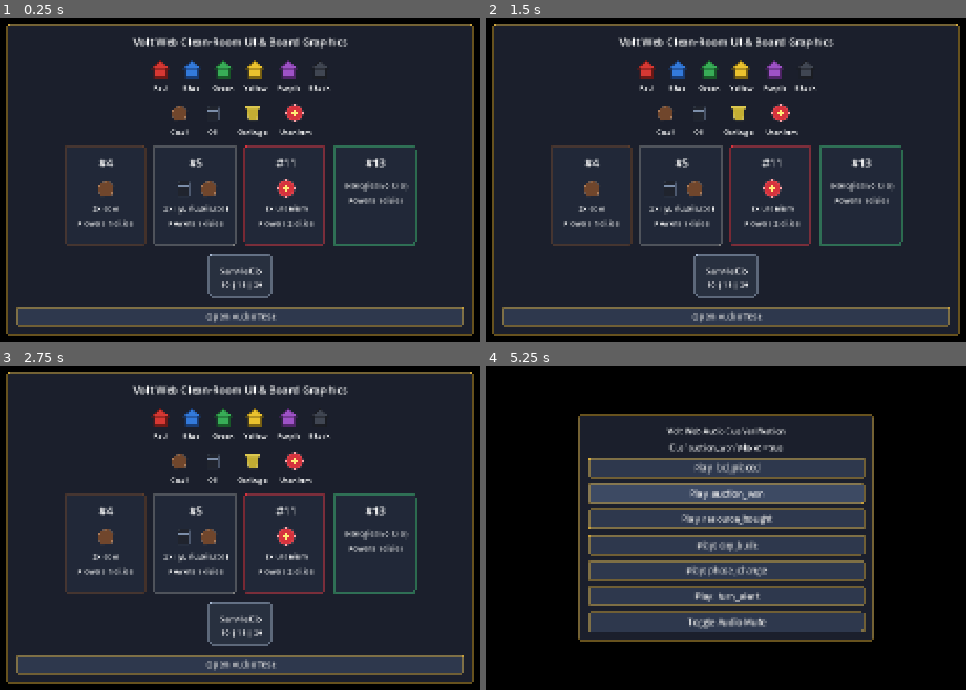
Above: before the commit, frames 1-4 (two rows, left to right).
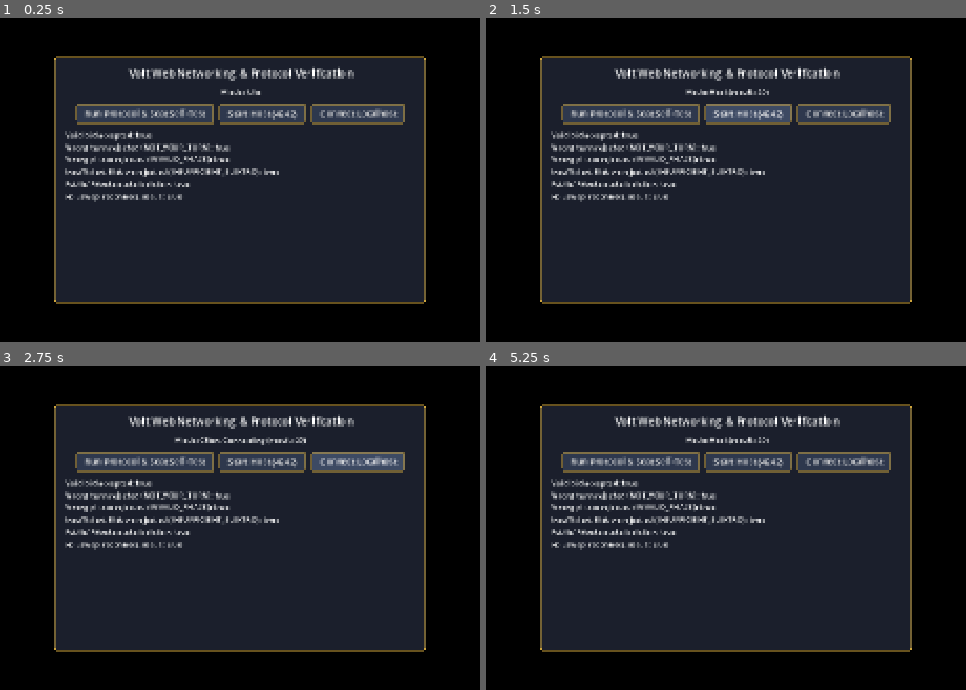
Above: after the commit, the same moments.

Repository: XBigTK13X/wattage-web
Game: Godot game, scene res://scene/Bootstrap/Bootstrap.tscn
Two runs of this game, one before a commit and one after it. Both use one fixed random seed, a clock stepped at 60 frames per second and the inputs below.
Inputs (mouse positions are in pixels of both pictures, inside the frame that each line leads up to):
- Up to frame 1 (0.25 s): no input
- Up to frame 2 (1.5 s): click (630, 111) at 0.5 s, where only the run after the commit has a clickable "Run Protocol & Seat Self-Test"; click (750, 111) at 1.25 s, where only the run after the commit has a clickable "Start Host (4242)"
- Up to frame 3 (2.75 s): click (355, 459) at 2 s, where only the run after the commit has a clickable "Connect Localhost"
- Up to frame 4 (5.25 s): click (726, 664) at 2.75 s, where only the run before the commit has a clickable "Open Audio Test"; click (726, 466) at 3.5 s, where only the run before the commit has a clickable "Play: bid_placed"; click (726, 466) at 4.25 s, where only the run before the commit has a clickable "Play: bid_placed"; click (726, 492) at 5 s, where only the run before the commit has a clickable "Play: auction_won"

The runs differ from the first frame. In frame 1, 49% of the frame differs, in the area x 1-99%, y 1-99%; in frame 2, 49%; in frame 3, 49%; in frame 4, 46%.

Commit message:
Networking foundation

Diff:
--- /dev/null
+++ b/script/instance/network/protocol.gd
@@ -0,0 +1,67 @@
+extends RefCounted
+
+const ACTION_SELECT_PLANT_FOR_AUCTION = "select_plant_for_auction"
+const ACTION_PLACE_BID = "place_bid"
+const ACTION_PASS_AUCTION = "pass_auction"
+const ACTION_BUY_RESOURCE = "buy_resource"
+const ACTION_BUILD_CITY = "build_city"
+const ACTION_POWER_PLANTS = "power_plants"
+const ACTION_PASS_PHASE = "pass_phase"
+
+const VALID_ACTIONS = [
+	ACTION_SELECT_PLANT_FOR_AUCTION,
+	ACTION_PLACE_BID,
+	ACTION_PASS_AUCTION,
+	ACTION_BUY_RESOURCE,
+	ACTION_BUILD_CITY,
+	ACTION_POWER_PLANTS,
+	ACTION_PASS_PHASE
+]
+
+const MESSAGE_HANDSHAKE = "handshake"
+const MESSAGE_HANDSHAKE_ACK = "handshake_ack"
+const MESSAGE_ACTION_REQUEST = "action_request"
+const MESSAGE_ACTION_RESULT = "action_result"
+const MESSAGE_STATE_SYNC = "state_sync"
+const MESSAGE_SEAT_ASSIGNED = "seat_assigned"
+
+const ERROR_UNKNOWN_ACTION = "UNKNOWN_ACTION"
+const ERROR_NO_SEAT_ASSIGNED = "NO_SEAT_ASSIGNED"
+const ERROR_NOT_YOUR_TURN = "NOT_YOUR_TURN"
+const ERROR_INVALID_PHASE = "INVALID_PHASE"
+const ERROR_INSUFFICIENT_ELEKTRO = "INSUFFICIENT_ELEKTRO"
+const ERROR_ILLEGAL_ACTION = "ILLEGAL_ACTION"
+
+static func is_valid_action_name(action_name):
+	return VALID_ACTIONS.has(str(action_name))
+
+static func build_handshake(device_id, device_name):
+	return {
+		type = MESSAGE_HANDSHAKE,
+		device_id = str(device_id),
+		device_name = str(device_name)
+	}
+
+static func build_action_request(request_id, action_name, parameters = {}):
+	return {
+		type = MESSAGE_ACTION_REQUEST,
+		request_id = str(request_id),
+		action = str(action_name),
+		parameters = parameters.duplicate(true)
+	}
+
+static func build_action_result(request_id, accepted, error_code = "", message = ""):
+	return {
+		type = MESSAGE_ACTION_RESULT,
+		request_id = str(request_id),
+		accepted = bool(accepted),
+		error_code = str(error_code),
+		message = str(message)
+	}
+
+static func build_state_sync(public_state, private_state):
+	return {
+		type = MESSAGE_STATE_SYNC,
+		public_state = public_state.duplicate(true),
+		private_state = private_state.duplicate(true)
+	}
--- /dev/null
+++ b/script/instance/network/seat_registry.gd
@@ -0,0 +1,81 @@
+extends RefCounted
+
+const CONTROL_LOCAL = "local"
+const CONTROL_REMOTE = "remote"
+const CONTROL_AUTOMA_FRIDA = "automa_frida"
+const CONTROL_AUTOMA_ROBOTS = "automa_robots"
+
+var seats = []
+
+func configure_seats(seat_configs):
+	seats.clear()
+	for index in range(seat_configs.size()):
+		var config = seat_configs[index]
+		seats.append({
+			seat_index = index,
+			player_name = str(config.get("player_name", "Player " + str(index + 1))),
+			color = str(config.get("color", "red")),
+			control_mode = str(config.get("control_mode", CONTROL_LOCAL)),
+			device_id = str(config.get("device_id", "")),
+			peer_id = int(config.get("peer_id", 0)),
+			connected = str(config.get("control_mode", CONTROL_LOCAL)) != CONTROL_REMOTE
+		})
+
+func assign_peer_to_seat(peer_id, device_id, seat_index):
+	if seat_index < 0 or seat_index >= seats.size():
+		return false
+	for seat in seats:
+		if seat.peer_id == peer_id and seat.seat_index != seat_index:
+			seat.peer_id = 0
+			if seat.control_mode == CONTROL_REMOTE:
+				seat.connected = false
+	var target = seats[seat_index]
+	target.control_mode = CONTROL_REMOTE
+	target.device_id = str(device_id)
+	target.peer_id = int(peer_id)
+	target.connected = true
+	return true
+
+func rebind_on_reconnect(peer_id, device_id):
+	var normalized_device = str(device_id)
+	if normalized_device == "":
+		return -1
+	for seat in seats:
+		if seat.control_mode == CONTROL_REMOTE and seat.device_id == normalized_device:
+			seat.peer_id = int(peer_id)
+			seat.connected = true
+			return seat.seat_index
+	return -1
+
+func unbind_peer(peer_id):
+	var unbound_seat = -1
+	for seat in seats:
+		if seat.peer_id == int(peer_id):
+			seat.peer_id = 0
+			if seat.control_mode == CONTROL_REMOTE:
+				seat.connected = false
+			unbound_seat = seat.seat_index
+	return unbound_seat
+
+func get_seat_for_peer(peer_id):
+	for seat in seats:
+		if seat.peer_id == int(peer_id):
+			return seat
+	return null
+
+func get_seat(seat_index):
+	if seat_index < 0 or seat_index >= seats.size():
+		return null
+	return seats[seat_index]
+
+func to_public_list():
+	var output = []
+	for seat in seats:
+		output.append({
+			seat_index = seat.seat_index,
+			player_name = seat.player_name,
+			color = seat.color,
+			control_mode = seat.control_mode,
+			connected = seat.connected
+		})
+	return output
--- /dev/null
+++ b/script/scene/dev/network_test.gd
@@ -0,0 +1,124 @@
+extends Control
+
+const NetworkProtocol = preload("res://script/instance/network/protocol.gd")
+const SeatRegistry = preload("res://script/instance/network/seat_registry.gd")
+
+static func init_container():
+	return Control.new()
+
+var _output_label = null
+var _status_label = null
+
+func _ready():
+	var center = CenterContainer.new()
+	center.set_anchors_preset(Control.PRESET_FULL_RECT)
+	add_child(center)
+
+	var panel = VW.Chrome.panel_container(Vector2(780, 520))
+	center.add_child(panel)
+
+	var layout = VBoxContainer.new()
+	layout.add_theme_constant_override("separation", 12)
+	panel.add_child(layout)
+
+	var title_label = Label.new()
+	title_label.text = "Volt Web Networking & Protocol Verification"
+	title_label.horizontal_alignment = HORIZONTAL_ALIGNMENT_CENTER
+	title_label.add_theme_font_size_override("font_size", 22)
+	layout.add_child(title_label)
+
+	_status_label = Label.new()
+	_status_label.text = "Mode: Idle"
+	_status_label.horizontal_alignment = HORIZONTAL_ALIGNMENT_CENTER
+	layout.add_child(_status_label)
+
+	var buttons_row = HBoxContainer.new()
+	buttons_row.alignment = BoxContainer.ALIGNMENT_CENTER
+	buttons_row.add_theme_constant_override("separation", 12)
+	layout.add_child(buttons_row)
+
+	var self_test_button = VW.Chrome.styled_button("Run Protocol & Seat Self-Test")
+	self_test_button.pressed.connect(_run_self_test)
+	buttons_row.add_child(self_test_button)
+
+	var host_button = VW.Chrome.styled_button("Start Host (4242)")
+	host_button.pressed.connect(_on_start_host)
+	buttons_row.add_child(host_button)
+
+	var client_button = VW.Chrome.styled_button("Connect Localhost")
+	client_button.pressed.connect(_on_start_client)
+	buttons_row.add_child(client_button)
+
+	_output_label = Label.new()
+	_output_label.text = "Click 'Run Protocol & Seat Self-Test' or test live ENet Host/Client."
+	_output_label.autowrap_mode = TextServer.AUTOWRAP_WORD_SMART
+	layout.add_child(_output_label)
+
+	VW.Network.client_connected.connect(func(): _status_label.text = "Mode: Client Connected")
+	VW.Network.client_disconnected.connect(func(): _status_label.text = "Mode: Client Disconnected")
+
+	_run_self_test()
+
+func _on_start_host():
+	var result = VW.Network.start_host(4242, "Volt Web Test Host")
+	_status_label.text = "Mode: Host (result=" + str(result) + ")"
+
+func _on_start_client():
+	var result = VW.Network.start_client("127.0.0.1", 4242, "local_android_test", "Test Android")
+	_status_label.text = "Mode: Client Connecting (result=" + str(result) + ")"
+
+func _run_self_test():
+	var results = []
+	var network = VW.Network
+	network.seat_registry.configure_seats([
+		{ player_name = "Host Local", color = "red", control_mode = SeatRegistry.CONTROL_LOCAL },
+		{ player_name = "Phone A", color = "blue", control_mode = SeatRegistry.CONTROL_REMOTE },
+		{ player_name = "Phone B", color = "green", control_mode = SeatRegistry.CONTROL_REMOTE }
+	])
+	network.seat_registry.assign_peer_to_seat(101, "dev_a", 1)
+	network.seat_registry.assign_peer_to_seat(102, "dev_b", 2)
+
+	var mock_state = {
+		active_seat = 1,
+		phase = "phase_2_auction",
+		elektro = { 0: 50, 1: 42, 2: 12 }
+	}
+	network.set_action_validator(func(seat_index, action_name, parameters):
+		if seat_index != mock_state.active_seat:
+			return { accepted = false, error_code = NetworkProtocol.ERROR_NOT_YOUR_TURN, message = "Not your turn" }
+		if action_name == NetworkProtocol.ACTION_BUY_RESOURCE:
+			return { accepted = false, error_code = NetworkProtocol.ERROR_INVALID_PHASE, message = "Wrong phase" }
+		if action_name == NetworkProtocol.ACTION_PLACE_BID and int(parameters.get("amount", 0)) > mock_state.elektro[seat_index]:
+			return { accepted = false, error_code = NetworkProtocol.ERROR_INSUFFICIENT_ELEKTRO, message = "Not enough Elektro" }
+		return { accepted = true, error_code = "", message = "OK" }
+	)
+	network.set_state_provider(func(seat_index):
+		var public_view = { phase = mock_state.phase, active_seat = mock_state.active_seat, seats = network.seat_registry.to_public_list() }
+		var private_view = {}
+		if seat_index >= 0:
+			private_view = { seat_index = seat_index, elektro = mock_state.elektro[seat_index] }
+		return { public_state = public_view, private_state = private_view }
+	)
+
+	var valid_res = network.handle_host_message(101, NetworkProtocol.build_action_request("r1", NetworkProtocol.ACTION_PLACE_BID, { amount = 10 }))
+	results.append("Valid bid accepted: " + str(valid_res.accepted == true))
+
+	var wrong_turn = network.handle_host_message(102, NetworkProtocol.build_action_request("r2", NetworkProtocol.ACTION_PLACE_BID, { amount = 10 }))
+	results.append("Wrong turn rejected (" + wrong_turn.error_code + "): " + str(wrong_turn.error_code == NetworkProtocol.ERROR_NOT_YOUR_TURN))
+
+	var wrong_phase = network.handle_host_message(101, NetworkProtocol.build_action_request("r3", NetworkProtocol.ACTION_BUY_RESOURCE, { resource = "coal" }))
+	results.append("Wrong phase rejected (" + wrong_phase.error_code + "): " + str(wrong_phase.error_code == NetworkProtocol.ERROR_INVALID_PHASE))
+
+	var low_elektro = network.handle_host_message(101, NetworkProtocol.build_action_request("r4", NetworkProtocol.ACTION_PLACE_BID, { amount = 99 }))
+	results.append("Insufficient Elektro rejected (" + low_elektro.error_code + "): " + str(low_elektro.error_code == NetworkProtocol.ERROR_INSUFFICIENT_ELEKTRO))
+
+	var sync_one = network.build_state_payload_for_seat(1)
+	var sync_two = network.build_state_payload_for_seat(2)
+	var state_isolated = sync_one.private_state.elektro == 42 and sync_two.private_state.elektro == 12
+	results.append("Public/Private state isolation: " + str(state_isolated))
+
+	network.seat_registry.unbind_peer(101)
+	var rebound_index = network.seat_registry.rebind_on_reconnect(205, "dev_a")
+	results.append("Hot-swap reconnect seat 1: " + str(rebound_index == 1 and network.seat_registry.get_seat(1).peer_id == 205))
+
+	_output_label.text = "\n".join(results)
--- /dev/null
+++ b/script/singleton/network.gd
@@ -0,0 +1,326 @@
+extends Node
+
+const NetworkProtocol = preload("res://script/instance/network/protocol.gd")
+const SeatRegistry = preload("res://script/instance/network/seat_registry.gd")
+
+const DEFAULT_PORT = 4242
+const DISCOVERY_PORT = 4243
+const DISCOVERY_MAGIC = "VOLT_WEB_DISCOVER"
+
+enum Mode {
+	NONE,
+	HOST,
+	CLIENT
+}
+
+signal peer_connected_to_host(peer_id, device_info)
+signal peer_disconnected_from_host(peer_id, seat_index)
+signal client_connected()
+signal client_disconnected()
+signal state_received(public_state, private_state)
+signal action_result_received(result)
+signal lan_host_discovered(host_info)
+
+var mode = Mode.NONE
+var seat_registry = SeatRegistry.new()
+var connected_peers = {}
+var local_device_id = ""
+var local_device_name = "Client Device"
+var last_public_state = {}
+var last_private_state = {}
+
+var _peer = null
+var _discovery_server = null
+var _discovery_client = null
+var _discovery_active = false
+var _action_validator = Callable()
+var _state_provider = Callable()
+var _host_title = "Volt Web Match"
+var _host_port = DEFAULT_PORT
+
+func _ready():
+	if local_device_id == "":
+		local_device_id = "device_" + str(OS.get_unique_id()).sha256_text().substr(0, 12)
+	set_process(true)
+
+func _process(_delta):
+	if mode == Mode.HOST:
+		_poll_discovery_server()
+	if _discovery_active:
+		_poll_discovery_client()
+
+func set_action_validator(validator):
+	_action_validator = validator
+
+func set_state_provider(provider):
+	_state_provider = provider
+
+func start_host(port = DEFAULT_PORT, host_title = "Volt Web Match"):
+	stop_network()
+	_host_port = int(port)
+	_host_title = str(host_title)
+	var enet_peer = ENetMultiplayerPeer.new()
+	var error = enet_peer.create_server(_host_port, 16)
+	if error != OK:
+		return error
+	_peer = enet_peer
+	multiplayer.multiplayer_peer = _peer
+	mode = Mode.HOST
+	_connect_multiplayer_signals()
+	_start_discovery_server()
+	return OK
+
+func start_client(host_address, port = DEFAULT_PORT, device_id = "", device_name = "Android Client"):
+	stop_network()
+	if device_id != "":
+		local_device_id = str(device_id)
+	if device_name != "":
+		local_device_name = str(device_name)
+	var enet_peer = ENetMultiplayerPeer.new()
+	var error = enet_peer.create_client(str(host_address), int(port))
+	if error != OK:
+		return error
+	_peer = enet_peer
+	multiplayer.multiplayer_peer = _peer
+	mode = Mode.CLIENT
+	_connect_multiplayer_signals()
+	return OK
+
+func stop_network():
+	_disconnect_multiplayer_signals()
+	if _peer != null:
+		_peer.close()
+		_peer = null
+	if multiplayer.has_multiplayer_peer():
+		multiplayer.multiplayer_peer = null
+	if _discovery_server != null:
+		_discovery_server.close()
+		_discovery_server = null
+	connected_peers.clear()
+	mode = Mode.NONE
+
+func begin_lan_discovery():
+	if _discovery_client != null:
+		_discovery_client.close()
+	_discovery_client = PacketPeerUDP.new()
+	_discovery_client.set_broadcast_enabled(true)
+	if _discovery_client.bind(0) == OK:
+		_discovery_client.set_dest_address("255.255.255.255", DISCOVERY_PORT)
+		_discovery_client.put_packet(DISCOVERY_MAGIC.to_utf8_buffer())
+		_discovery_active = true
+
+func stop_lan_discovery():
+	_discovery_active = false
+	if _discovery_client != null:
+		_discovery_client.close()
+		_discovery_client = null
+
+func send_action_request(action_name, parameters = {}):
+	var request_id = str(Time.get_ticks_usec())
+	var payload = NetworkProtocol.build_action_request(request_id, action_name, parameters)
+	if mode == Mode.CLIENT:
+		_receive_client_packet.rpc_id(1, JSON.stringify(payload))
+		return request_id
+	if mode == Mode.HOST:
+		var result = handle_host_action_from_seat(0, payload)
+		action_result_received.emit(result)
+		return request_id
+	return ""
+
+func broadcast_state():
+	if mode != Mode.HOST:
+		return
+	var public_state = _build_public_state()
+	for peer_id in connected_peers.keys():
+		var seat = seat_registry.get_seat_for_peer(peer_id)
+		var private_state = _build_private_state(seat.seat_index if seat != null else -1)
+		var sync_payload = NetworkProtocol.build_state_sync(public_state, private_state)
+		_receive_host_packet.rpc_id(peer_id, JSON.stringify(sync_payload))
+
+func handle_host_message(peer_id, payload):
+	var message_type = str(payload.get("type", ""))
+	if message_type == NetworkProtocol.MESSAGE_HANDSHAKE:
+		var device_id = str(payload.get("device_id", ""))
+		var device_name = str(payload.get("device_name", "Remote Client"))
+		connected_peers[peer_id] = {
+			peer_id = peer_id,
+			device_id = device_id,
+			device_name = device_name
+		}
+		var rebound_seat = seat_registry.rebind_on_reconnect(peer_id, device_id)
+		peer_connected_to_host.emit(peer_id, connected_peers[peer_id])
+		var ack = {
+			type = NetworkProtocol.MESSAGE_HANDSHAKE_ACK,
+			peer_id = peer_id,
+			seat_index = rebound_seat,
+			host_title = _host_title
+		}
+		_send_to_peer(peer_id, ack)
+		if rebound_seat != -1:
+			var public_state = _build_public_state()
+			var private_state = _build_private_state(rebound_seat)
+			_send_to_peer(peer_id, NetworkProtocol.build_state_sync(public_state, private_state))
+		return ack
+	if message_type == NetworkProtocol.MESSAGE_ACTION_REQUEST:
+		var seat = seat_registry.get_seat_for_peer(peer_id)
+		var request_id = str(payload.get("request_id", ""))
+		if seat == null:
+			var denied = NetworkProtocol.build_action_result(request_id, false, NetworkProtocol.ERROR_NO_SEAT_ASSIGNED, "No seat assigned to this client")
+			_send_to_peer(peer_id, denied)
+			return denied
+		var result = handle_host_action_from_seat(seat.seat_index, payload)
+		_send_to_peer(peer_id, result)
+		if result.accepted:
+			broadcast_state()
+		return result
+	return {}
+
+func handle_host_action_from_seat(seat_index, payload):
+	var request_id = str(payload.get("request_id", ""))
+	var action_name = str(payload.get("action", ""))
+	if not NetworkProtocol.is_valid_action_name(action_name):
+		return NetworkProtocol.build_action_result(request_id, false, NetworkProtocol.ERROR_UNKNOWN_ACTION, "Unsupported action: " + action_name)
+	if _action_validator.is_valid():
+		var validation = _action_validator.call(seat_index, action_name, payload.get("parameters", {}))
+		var accepted = bool(validation.get("accepted", false))
+		var error_code = str(validation.get("error_code", ""))
+		var message = str(validation.get("message", ""))
+		return NetworkProtocol.build_action_result(request_id, accepted, error_code, message)
+	return NetworkProtocol.build_action_result(request_id, true, "", "Action accepted")
+
+func build_state_payload_for_seat(seat_index):
+	return NetworkProtocol.build_state_sync(_build_public_state(), _build_private_state(seat_index))
+
+func _build_public_state():
+	if _state_provider.is_valid():
+		var provided = _state_provider.call(-1)
+		if typeof(provided) == TYPE_DICTIONARY and provided.has("public_state"):
+			return provided.public_state
+	return {
+		host_title = _host_title,
+		seats = seat_registry.to_public_list(),
+		phase = "setup",
+		step = 1
+	}
+
+func _build_private_state(seat_index):
+	if seat_index < 0:
+		return {}
+	if _state_provider.is_valid():
+		var provided = _state_provider.call(seat_index)
+		if typeof(provided) == TYPE_DICTIONARY and provided.has("private_state"):
+			return provided.private_state
+	var seat = seat_registry.get_seat(seat_index)
+	if seat == null:
+		return {}
+	return {
+		seat_index = seat_index,
+		player_name = seat.player_name,
+		color = seat.color,
+		elektro = 50,
+		plants = [],
+		legal_actions = []
+	}
+
+func _send_to_peer(peer_id, payload):
+	if mode == Mode.HOST and multiplayer.has_multiplayer_peer() and connected_peers.has(peer_id):
+		if multiplayer.get_peers().has(peer_id):
+			_receive_host_packet.rpc_id(peer_id, JSON.stringify(payload))
+
+@rpc("any_peer", "reliable")
+func _receive_client_packet(json_text):
+	if mode != Mode.HOST:
+		return
+	var sender_id = multiplayer.get_remote_sender_id()
+	var parsed = JSON.parse_string(json_text)
+	if typeof(parsed) != TYPE_DICTIONARY:
+		return
+	handle_host_message(sender_id, parsed)
+
+@rpc("authority", "reliable")
+func _receive_host_packet(json_text):
+	var parsed = JSON.parse_string(json_text)
+	if typeof(parsed) != TYPE_DICTIONARY:
+		return
+	var message_type = str(parsed.get("type", ""))
+	if message_type == NetworkProtocol.MESSAGE_STATE_SYNC:
+		last_public_state = parsed.get("public_state", {})
+		last_private_state = parsed.get("private_state", {})
+		state_received.emit(last_public_state, last_private_state)
+	elif message_type == NetworkProtocol.MESSAGE_ACTION_RESULT:
+		action_result_received.emit(parsed)
+
+func _connect_multiplayer_signals():
+	if not multiplayer.peer_connected.is_connected(_on_peer_connected):
+		multiplayer.peer_connected.connect(_on_peer_connected)
+	if not multiplayer.peer_disconnected.is_connected(_on_peer_disconnected):
+		multiplayer.peer_disconnected.connect(_on_peer_disconnected)
+	if not multiplayer.connected_to_server.is_connected(_on_connected_to_server):
+		multiplayer.connected_to_server.connect(_on_connected_to_server)
+	if not multiplayer.server_disconnected.is_connected(_on_server_disconnected):
+		multiplayer.server_disconnected.connect(_on_server_disconnected)
+
+func _disconnect_multiplayer_signals():
+	if multiplayer.peer_connected.is_connected(_on_peer_connected):
+		multiplayer.peer_connected.disconnect(_on_peer_connected)
+	if multiplayer.peer_disconnected.is_connected(_on_peer_disconnected):
+		multiplayer.peer_disconnected.disconnect(_on_peer_disconnected)
+	if multiplayer.connected_to_server.is_connected(_on_connected_to_server):
+		multiplayer.connected_to_server.disconnect(_on_connected_to_server)
+	if multiplayer.server_disconnected.is_connected(_on_server_disconnected):
+		multiplayer.server_disconnected.disconnect(_on_server_disconnected)
+
+func _on_peer_connected(peer_id):
+	if mode == Mode.HOST:
+		connected_peers[peer_id] = {
+			peer_id = peer_id,
+			device_id = "",
+			device_name = "Pending Handshake"
+		}
+
+func _on_peer_disconnected(peer_id):
+	if mode == Mode.HOST:
+		connected_peers.erase(peer_id)
+		var unbound_seat = seat_registry.unbind_peer(peer_id)
+		peer_disconnected_from_host.emit(peer_id, unbound_seat)
+
+func _on_connected_to_server():
+	if mode == Mode.CLIENT:
+		var handshake = NetworkProtocol.build_handshake(local_device_id, local_device_name)
+		_receive_client_packet.rpc_id(1, JSON.stringify(handshake))
+		client_connected.emit()
+
+func _on_server_disconnected():
+	if mode == Mode.CLIENT:
+		client_disconnected.emit()
+
+func _start_discovery_server():
+	_discovery_server = PacketPeerUDP.new()
+	_discovery_server.bind(DISCOVERY_PORT)
+
+func _poll_discovery_server():
+	if _discovery_server == null:
+		return
+	while _discovery_server.get_available_packet_count() > 0:
+		var packet_text = _discovery_server.get_packet().get_string_from_utf8()
+		var remote_ip = _discovery_server.get_packet_ip()
+		var remote_port = _discovery_server.get_packet_port()
+		if packet_text == DISCOVERY_MAGIC:
+			var response = JSON.stringify({
+				host_title = _host_title,
+				port = _host_port,
+				seat_count = seat_registry.seats.size()
+			})
+			_discovery_server.set_dest_address(remote_ip, remote_port)
+			_discovery_server.put_packet(response.to_utf8_buffer())
+
+func _poll_discovery_client():
+	if _discovery_client == null:
+		return
+	while _discovery_client.get_available_packet_count() > 0:
+		var packet_text = _discovery_client.get_packet().get_string_from_utf8()
+		var remote_ip = _discovery_client.get_packet_ip()
+		var parsed = JSON.parse_string(packet_text)
+		if typeof(parsed) == TYPE_DICTIONARY:
+			parsed["address"] = remote_ip
+			lan_host_discovered.emit(parsed)
--- a/script/singleton/scenes.gd
+++ b/script/singleton/scenes.gd
@@ -6,9 +6,10 @@
 var FRAMEWORK_TEST = "dev/framework_test"
 var INPUT_TEST = "dev/input_test"
 var MAIN_MENU = "game/main_menu"
+var NETWORK_TEST = "dev/network_test"
 var UI_TEST = "dev/ui_test"
 
-var FIRST_SCENE = UI_TEST
+var FIRST_SCENE = NETWORK_TEST
 
 func quit():
 	get_tree().quit()
--- a/script/singleton/vw.gd
+++ b/script/singleton/vw.gd
@@ -11,6 +11,7 @@
 var Loading
 var Log
 var Math
+var Network
 var Scenes
 var Settings
 
@@ -39,4 +40,5 @@
 	Chrome = _singleton("chrome")
 	Database = _singleton("database")
 	Loading = _singleton("loading")
+	Network = _singleton("network")
 	Scenes = _singleton("scenes")
Not shown, changed: checklist/04-networking-and-host-client.md
